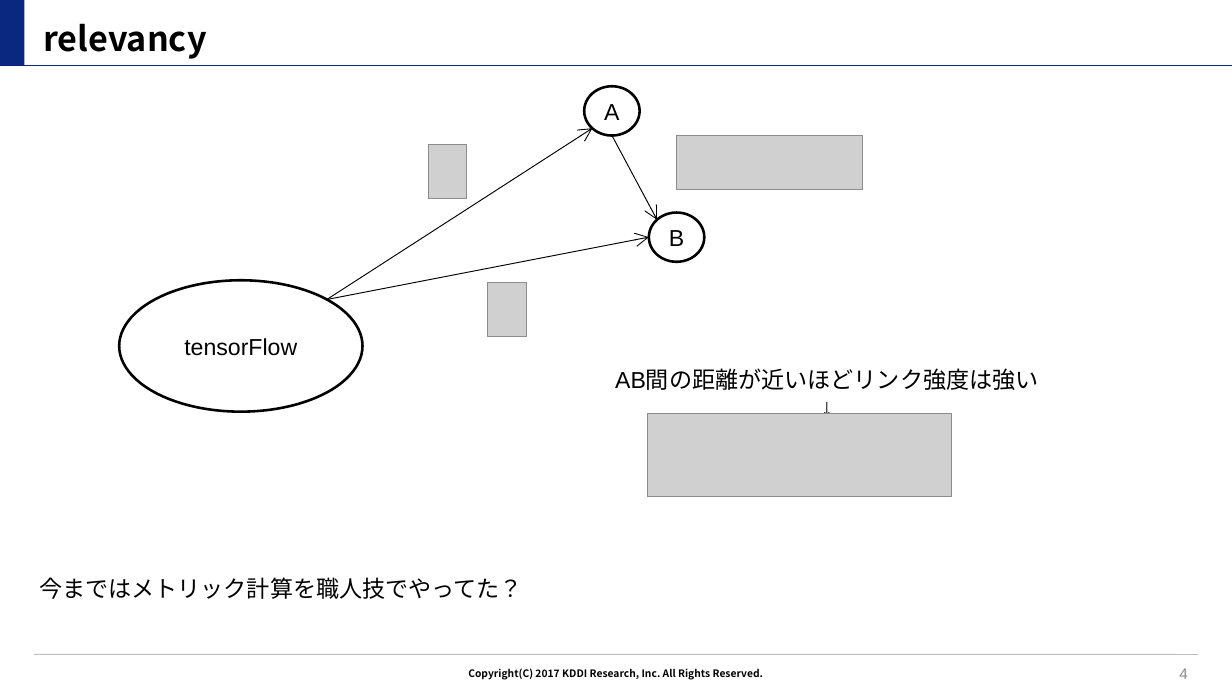
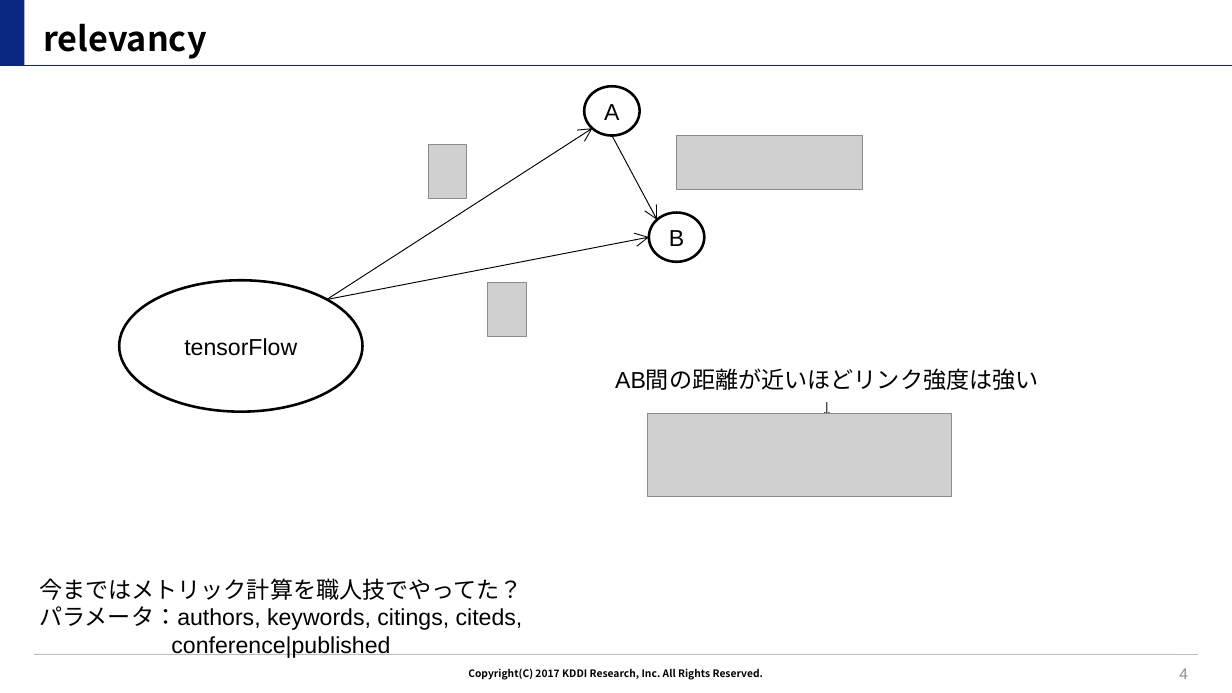
Before and after one commit to tilmitt11191/paper_graph, a slide deck: slide 4 of overview.pptx. Drawn at 1232x693 pixels with LibreOffice and Linux fonts; fonts in the diff are those of the drawing; grey boxes stand for pictures; background and template pictures are left out. Boxes give left, top, right and bottom in pixels: in the first picture for what was removed or moved away, otherwise in the second. Text is boxed around its words. In the diff, an @@ line names an element or a change of style, - is before the commit and + after.

```diff
--- a/overview.pptx
+++ b/overview.pptx
@@ text at box(39, 606, 523, 658): paragraph added @@
+パラメータ：authors, keywords, citings, citeds, conference|published
```
Also in this commit, not shown: 1 slide added, 8 other files.
